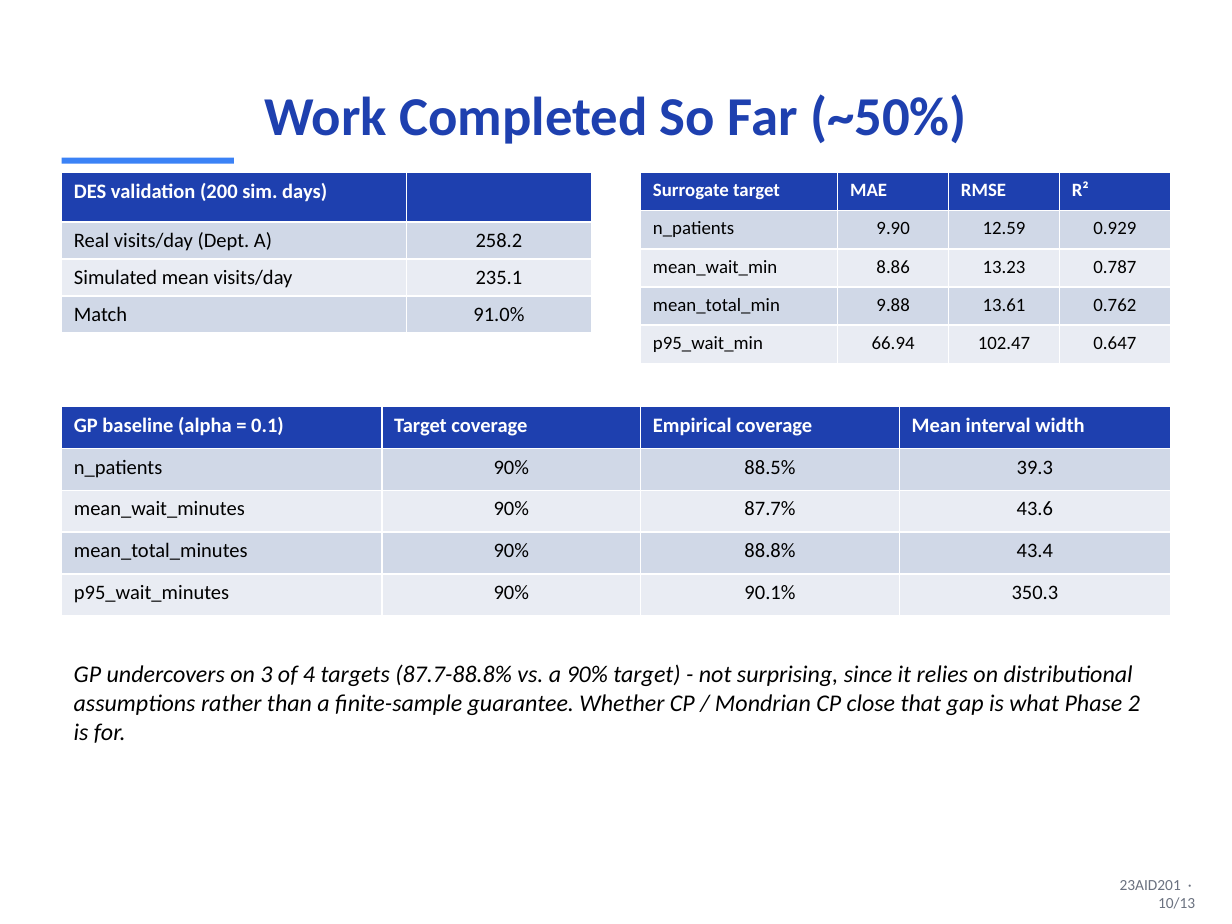
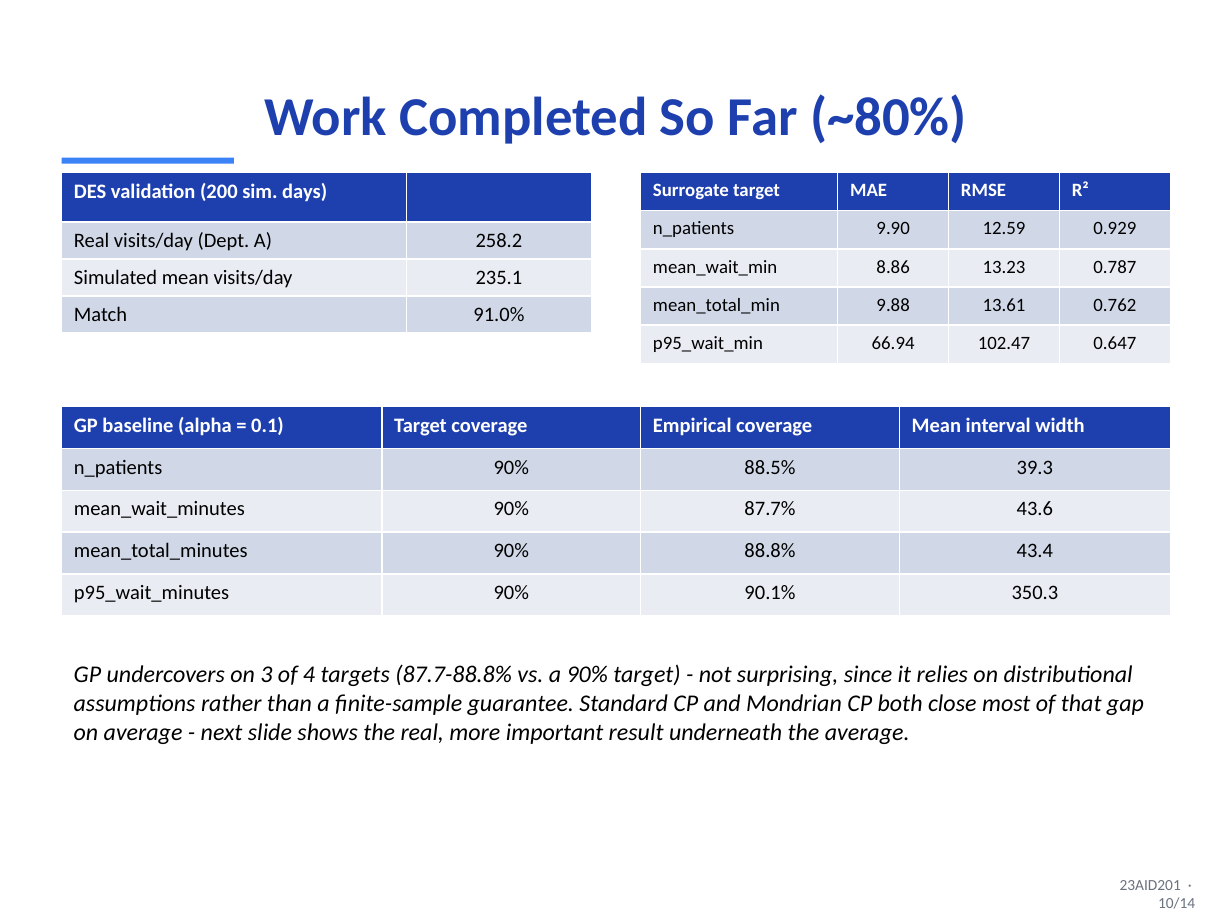
Before and after one commit to DUNE-ODYSSEY/Mondrian-Conformal-Prediction-On-Discrete-Event-Simulation, a slide deck: slide 10 of slides/mid_sem_presentation.pptx. Drawn at 1232x924 pixels with LibreOffice and Linux fonts; fonts in the diff are those of the drawing. Boxes give left, top, right and bottom in pixels: in the first picture for what was removed or moved away, otherwise in the second. Text is boxed around its words. In the diff, an @@ line names an element or a change of style, - is before the commit and + after.

```diff
--- a/slides/mid_sem_presentation.pptx
+++ b/slides/mid_sem_presentation.pptx
@@ title at (264,94,967,144): text changed @@
-Work Completed So Far (~50%)
+Work Completed So Far (~80%)
@@ text at (74,664,1144,744): text changed @@
-GP undercovers on 3 of 4 targets (87.7-88.8% vs. a 90% target) - not surprising, since it relies on distributional assumptions rather than a finite-sample guarantee. Whether CP / Mondrian CP close that gap is what Phase 2 is for.
+GP undercovers on 3 of 4 targets (87.7-88.8% vs. a 90% target) - not surprising, since it relies on distributional assumptions rather than a finite-sample guarantee. Standard CP and Mondrian CP both close most of that gap on average - next slide shows the real, more important result underneath the average.
@@ text at (1120,880,1195,909): text changed @@
-23AID201 · 10/13
+23AID201 · 10/14
```
Also in this commit, not shown: 11 other slides changed, 1 slide added, 1 other file.
